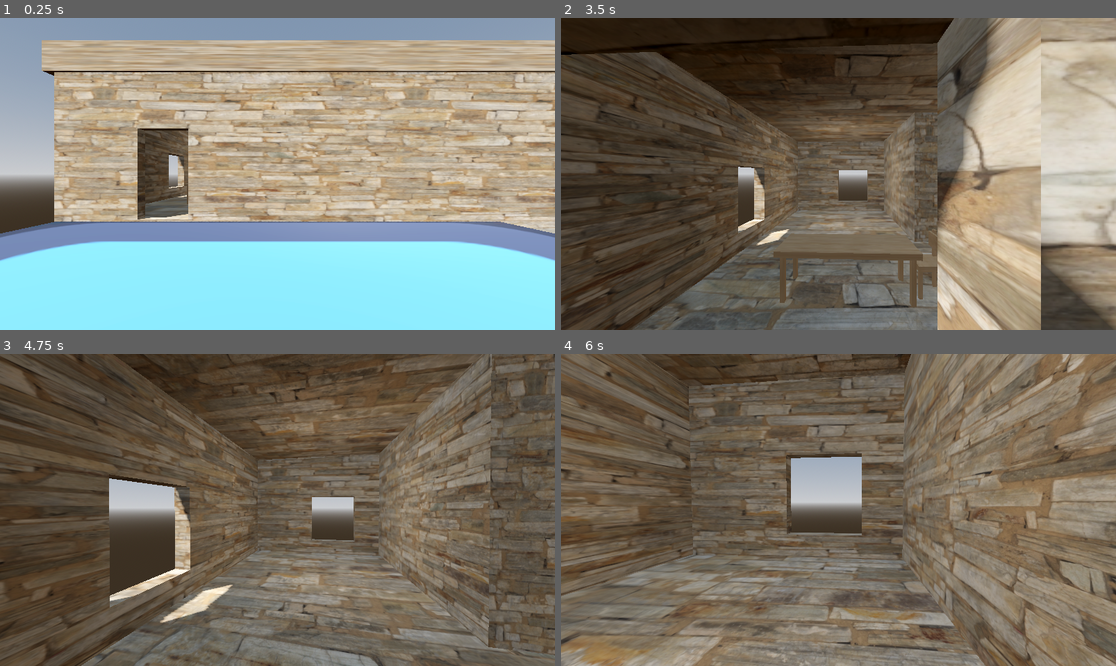
Above: before the commit, frames 1-4 (two rows, left to right).
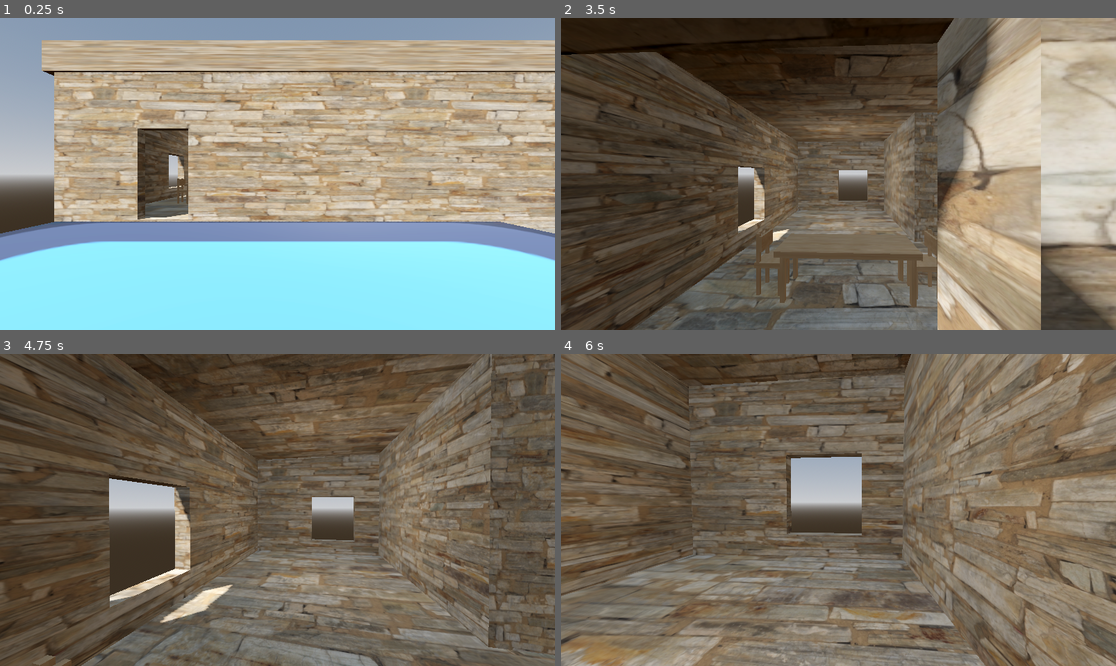
Above: after the commit, the same moments.

Repository: christiannoll/FirstPersonGame
Game: Godot game, scene res://levels/level.tscn
The game is run twice, just before and just after one commit, with the same random seed, the same clock (stepped at 60 frames per second) and the same inputs. The engine's default icon, where the game draws it, is replaced by a stand-in: a white triangle on a blue panel in a dark square.
Inputs (mouse positions are in pixels of both pictures, inside the frame that each line leads up to):
- Up to frame 1 (0.25 s): no input
- Up to frame 2 (3.5 s): tap Enter at 0.5 s; move the mouse to (832, 180) at 0.52 s; hold W (forward) 0.53-2.78 s; tap Space (jump) at 0.77, 1.52, 3.02 s; move the mouse to (877, 177) at 1.27 s; move the mouse to (794, 170) at 2.02 s; move the mouse to (844, 174) at 2.77 s; hold A (left) from 2.78 s (still down)
- Up to frame 3 (4.75 s): move the mouse to (255, 503) at 3.52 s; release A (left) at 3.53 s; hold W (forward) from 3.53 s (still down); tap Space (jump) at 3.77, 4.52 s; move the mouse to (305, 510) at 4.27 s
- Up to frame 4 (6 s): move the mouse to (810, 510) at 5.02 s; move the mouse to (849, 503) at 5.77 s; release W (forward) at 5.78 s; hold D (right) from 5.78 s (still down)

The runs differ from the first frame. In frame 1, less than 0.1% of the frame differs, in the area x 31-34%, y 51-60%; in frame 2, 0.6%, in the area x 34-68%, y 67-91%; in frame 3, 0.1%; in frame 4, nothing differs.

Commit message:
Added second chair

Diff:
--- a/scenery/house.tscn
+++ b/scenery/house.tscn
@@ -322,4 +322,7 @@
 transform = Transform3D(2, 0, 0, 0, 2, 0, 0, 0, 2.5, 12.703395, -2.8074296, -6.0611496)
 
 [node name="chair" parent="." unique_id=229543745 instance=ExtResource("5_w7jv0")]
-transform = Transform3D(-1.3382437e-05, 0, -1.8, 0, 1.8, 0, 1.8, 0, -1.3382437e-05, 9.086726, -3.4891264, -6.1622443)
+transform = Transform3D(-1.3382437e-05, 0, -1.8, 0, 1.8, 0, 1.8, 0, -1.3382437e-05, 9.287848, -3.4891264, -6.1622443)
+
+[node name="chair2" parent="." unique_id=1208270271 instance=ExtResource("5_w7jv0")]
+transform = Transform3D(-7.86805e-08, 0, 1.8, 0, 1.8, 0, -1.8, 0, -7.86805e-08, 16.110811, -3.4891264, -6.1622443)
